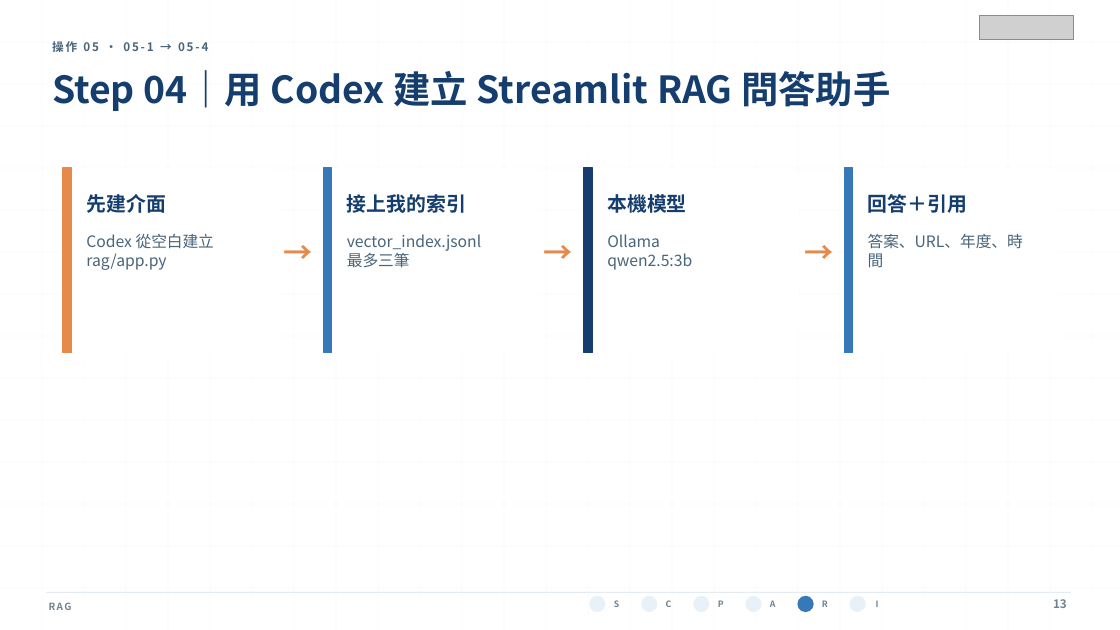
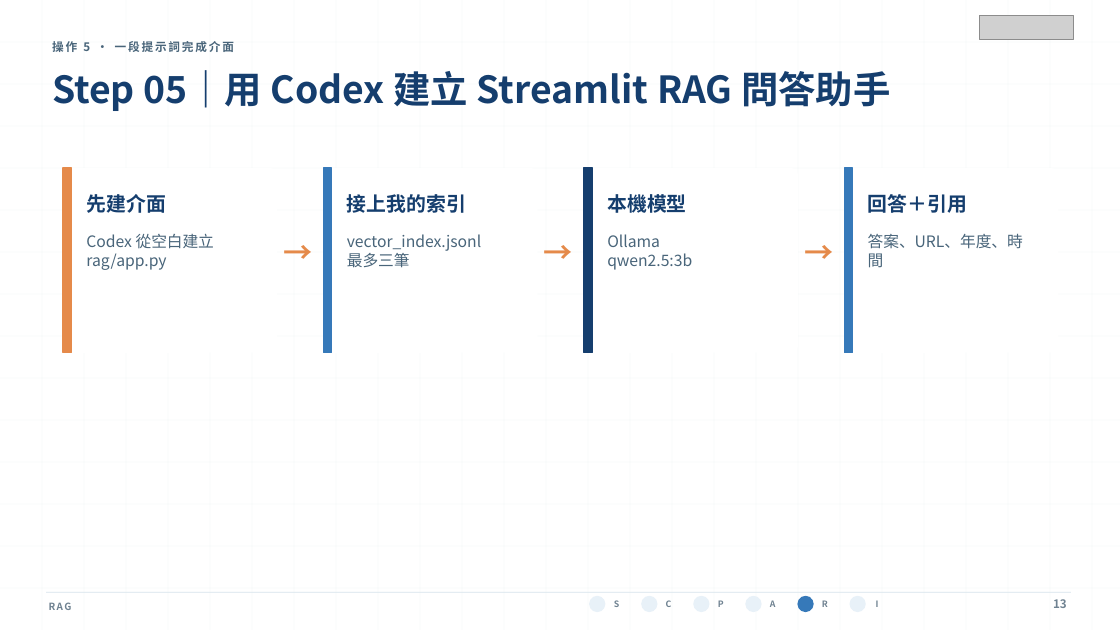
Before and after one commit to MEDA-TW/20260803-Workshop, a slide deck: slide 13 of course/day-03/instructor/slides/day-03-generative-ai-text-analysis.pptx. Drawn at 1120x630 pixels with LibreOffice and Linux fonts; fonts in the diff are those of the drawing; grey boxes stand for pictures. Boxes give left, top, right and bottom in pixels: in the first picture for what was removed or moved away, otherwise in the second. Text is boxed around its words. In the diff, an @@ line names an element or a change of style, - is before the commit and + after.

```diff
--- a/course/day-03/instructor/slides/day-03-generative-ai-text-analysis.pptx
+++ b/course/day-03/instructor/slides/day-03-generative-ai-text-analysis.pptx
@@ text at [52,41,234,52]: text changed @@
-操作 05 · 05-1 → 05-4
+操作 5 · 一段提示詞完成介面
@@ text at [52,70,890,111]: text changed @@
-Step 04｜用 Codex 建立 Streamlit RAG 問答助手
+Step 05｜用 Codex 建立 Streamlit RAG 問答助手
```
Also in this commit, not shown: 10 other slides changed, 27 other files.
